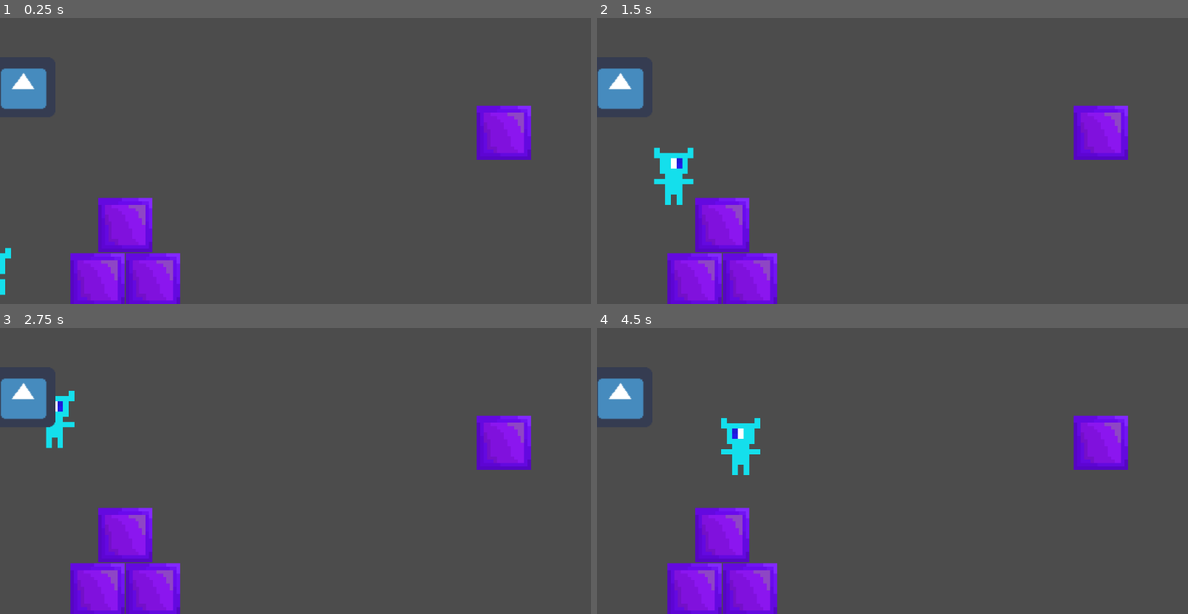
Above: before the commit, frames 1-4 (two rows, left to right).
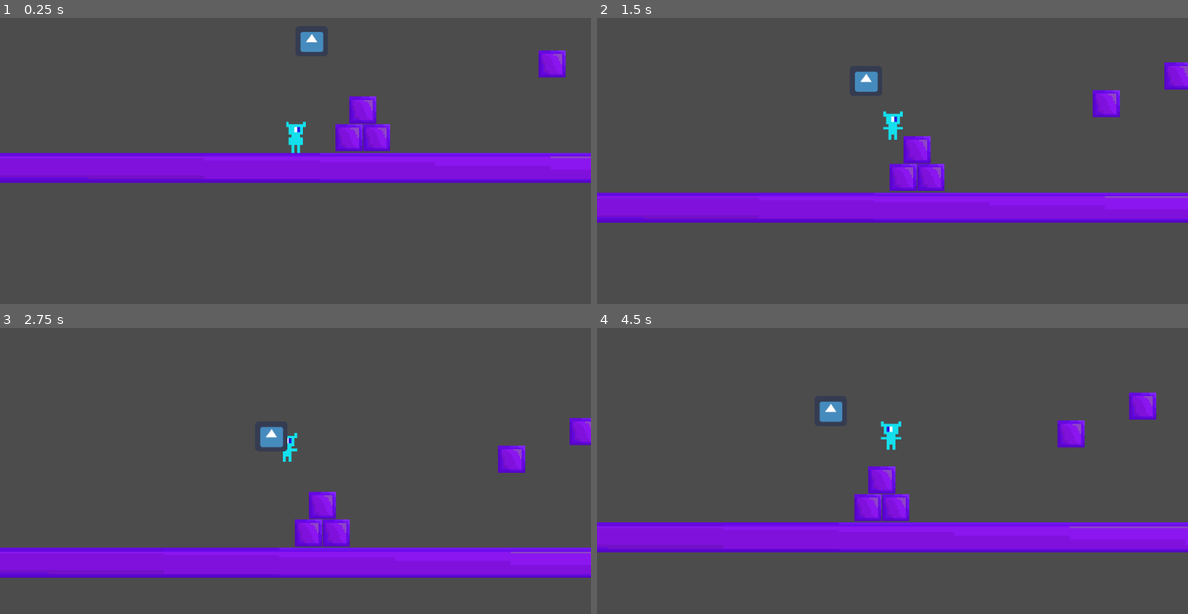
Above: after the commit, the same moments.

Repository: dan11l1324689/proekt
Game: Godot game, scene res://Node2D.tscn
Same seed, same stepped clock (60 frames per second), same inputs: the game is played once before the commit and once after it. The engine's default icon, where the game draws it, is replaced by a stand-in: a white triangle on a blue panel in a dark square.
Inputs:
- Up to frame 1 (0.25 s): no input
- Up to frame 2 (1.5 s): hold Space (fump) 0.53-1.28 s; hold D (right) from 0.53 s (still down); tap Space (fump) at 1.35 s
- Up to frame 3 (2.75 s): release D (right) at 2.03 s; hold A (left) from 2.03 s (still down); hold Space (fump) from 2.03 s (still down)
- Up to frame 4 (4.5 s): release A (left) at 2.78 s; release Space (fump) at 2.78 s; hold D (right) 2.78-4.28 s; tap Space (fump) at 2.85, 4.35 s; hold Space (fump) 3.53-4.28 s; hold A (left) from 4.28 s (still down)

The runs differ from the first frame. In frame 1, 21% of the frame differs, in the area x 0-100%, y 4-100%; in frame 2, 20%; in frame 3, 19%; in frame 4, 20%.

Commit message:
Add files via upload

Diff:
--- a/платформер/Node2D.tscn
+++ b/платформер/Node2D.tscn
@@ -15,6 +15,24 @@
 
 [node name="StaticBody2D3" parent="." instance=ExtResource( 1 )]
 position = Vector2( 872, 304 )
+
+[node name="StaticBody2D7" parent="." instance=ExtResource( 1 )]
+position = Vector2( 3485.9, 309.345 )
+
+[node name="StaticBody2D10" parent="." instance=ExtResource( 1 )]
+position = Vector2( 3209.72, 343.2 )
+
+[node name="StaticBody2D11" parent="." instance=ExtResource( 1 )]
+position = Vector2( 2810.8, 343.509 )
+
+[node name="StaticBody2D12" parent="." instance=ExtResource( 1 )]
+position = Vector2( 2399, 336.072 )
+
+[node name="StaticBody2D13" parent="." instance=ExtResource( 1 )]
+position = Vector2( 2042.64, 266.764 )
+
+[node name="StaticBody2D14" parent="." instance=ExtResource( 1 )]
+position = Vector2( 1720.14, 309.345 )
 
 [node name="StaticBody2D8" parent="." instance=ExtResource( 1 )]
 position = Vector2( 1400, 336 )
--- a/платформер/player.tscn
+++ b/платформер/player.tscn
@@ -14,11 +14,6 @@
 "name": "idle",
 "speed": 3.0
 }, {
-"frames": [ ExtResource( 4 ) ],
-"loop": false,
-"name": "jump",
-"speed": 0.0
-}, {
 "frames": [ ExtResource( 6 ), ExtResource( 3 ) ],
 "loop": true,
 "name": "run",
@@ -27,6 +22,11 @@
 "frames": [ ExtResource( 4 ) ],
 "loop": false,
 "name": "fall",
+"speed": 0.0
+}, {
+"frames": [ ExtResource( 4 ) ],
+"loop": false,
+"name": "jump",
 "speed": 0.0
 } ]
 
@@ -50,3 +50,9 @@
 position = Vector2( 4, 12 )
 scale = Vector2( 5, 1 )
 enabled = true
+
+[node name="Camera2D" type="Camera2D" parent="."]
+current = true
+zoom = Vector2( 2, 2 )
+smoothing_enabled = true
+smoothing_speed = 10.0
--- a/платформер/project.godot
+++ b/платформер/project.godot
@@ -19,16 +19,19 @@
 left={
 "deadzone": 0.5,
 "events": [ Object(InputEventKey,"resource_local_to_scene":false,"resource_name":"","device":0,"alt":false,"shift":false,"control":false,"meta":false,"command":false,"pressed":false,"scancode":65,"unicode":0,"echo":false,"script":null)
+, Object(InputEventKey,"resource_local_to_scene":false,"resource_name":"","device":0,"alt":false,"shift":false,"control":false,"meta":false,"command":false,"pressed":false,"scancode":16777231,"unicode":0,"echo":false,"script":null)
  ]
 }
 right={
 "deadzone": 0.5,
 "events": [ Object(InputEventKey,"resource_local_to_scene":false,"resource_name":"","device":0,"alt":false,"shift":false,"control":false,"meta":false,"command":false,"pressed":false,"scancode":68,"unicode":0,"echo":false,"script":null)
+, Object(InputEventKey,"resource_local_to_scene":false,"resource_name":"","device":0,"alt":false,"shift":false,"control":false,"meta":false,"command":false,"pressed":false,"scancode":16777233,"unicode":0,"echo":false,"script":null)
  ]
 }
 fump={
 "deadzone": 0.5,
 "events": [ Object(InputEventKey,"resource_local_to_scene":false,"resource_name":"","device":0,"alt":false,"shift":false,"control":false,"meta":false,"command":false,"pressed":false,"scancode":32,"unicode":0,"echo":false,"script":null)
+, Object(InputEventKey,"resource_local_to_scene":false,"resource_name":"","device":0,"alt":false,"shift":false,"control":false,"meta":false,"command":false,"pressed":false,"scancode":16777232,"unicode":0,"echo":false,"script":null)
  ]
 }
 
